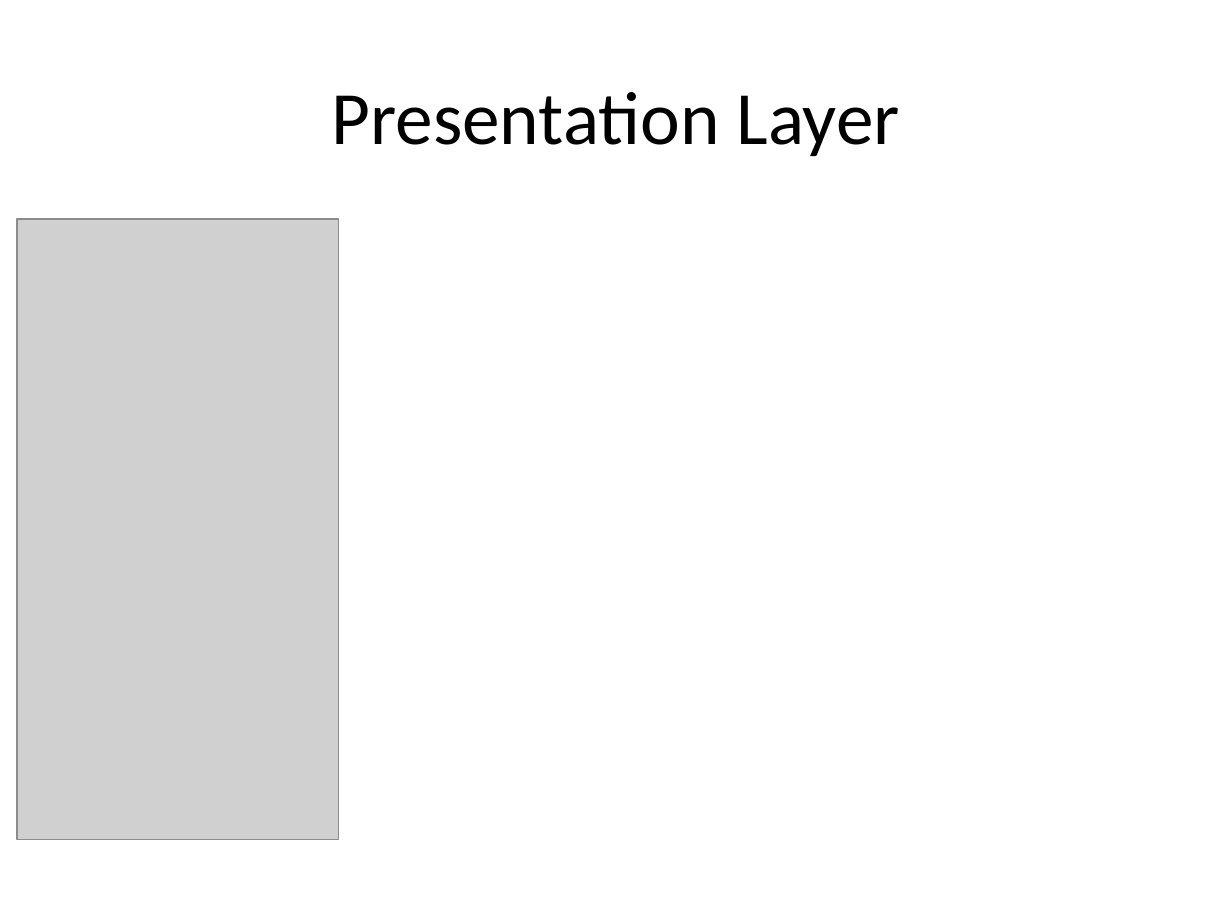
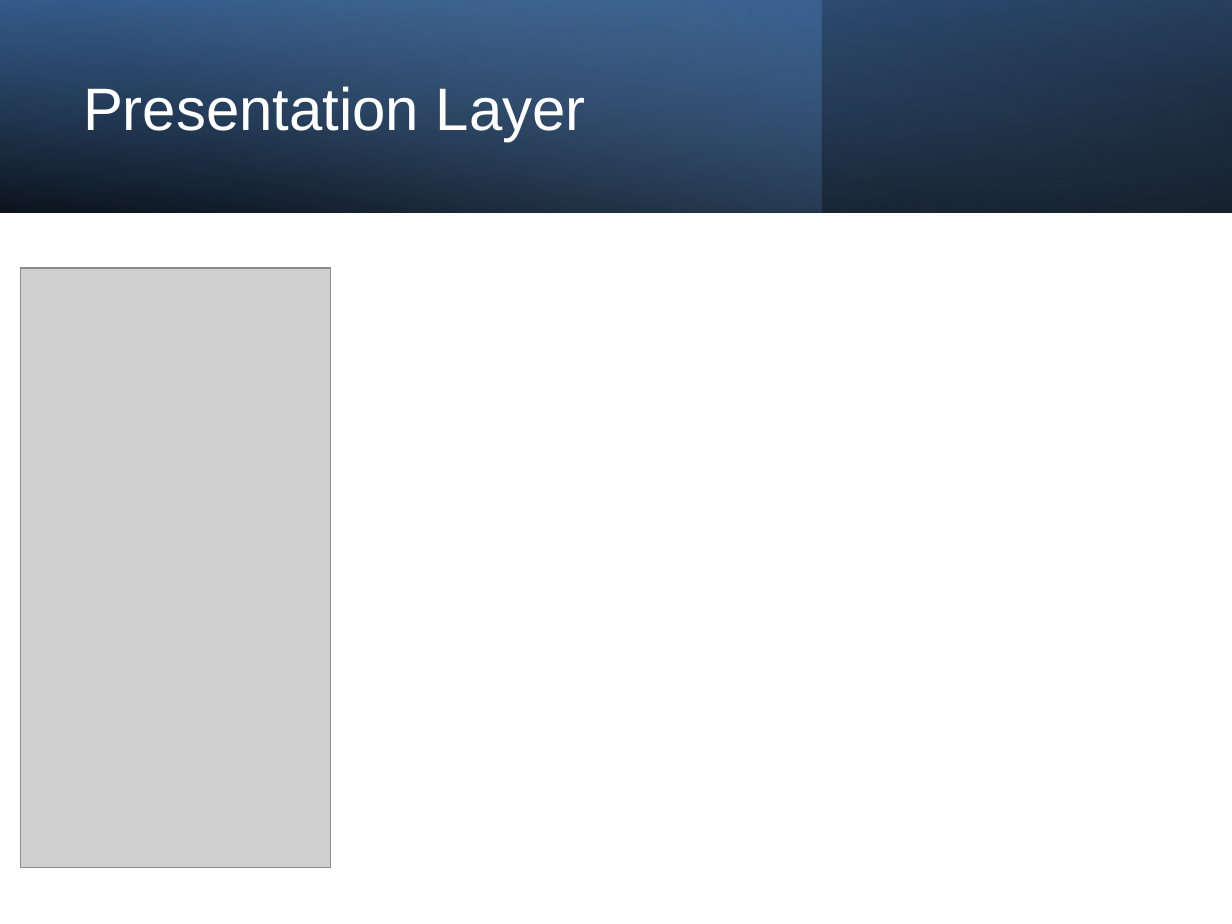
Before and after one commit to Firas-amaria/FinalProject-CryptoGame, a slide deck: slide 19 of enigma_academy_presentation.pptx (slide 12 before the commit). Drawn at 1232x924 pixels with LibreOffice and Linux fonts; fonts in the diff are those of the drawing; grey boxes stand for pictures. Boxes give left, top, right and bottom in pixels: in the first picture for what was removed or moved away, otherwise in the second. Text is boxed around its words. In the diff, an @@ line names an element or a change of style, - is before the commit and + after.

```diff
--- a/enigma_academy_presentation.pptx
+++ b/enigma_academy_presentation.pptx
@@ rectangle added at (0,0,1232,212), fill gradient #000000 to #376092 @@
@@ rectangle added at (0,0,822,212), fill gradient #4F81BD to #95B3D7 @@
@@ rectangle added at (0,0,1232,212), fill gradient #000000 to #4F81BD @@
@@ title "Presentation Layer": place and size @@
-title "Presentation Layer" at (332,92,900,156)
+title "Presentation Layer" at (83,86,586,142)
@@ title "Presentation Layer" at (83,86,586,142): size 44 to 35 pt, font Calibri to Arial, text colour #000000 to #FFFFFF; alignment centre to left; line spacing 1 to 0.9 @@
@@ picture: place and size @@
-picture at (17,219,339,840)
+picture at (21,269,331,869)
```
Also in this commit, not shown: 10 other slides changed, 18 slides added, 2 slides removed.
